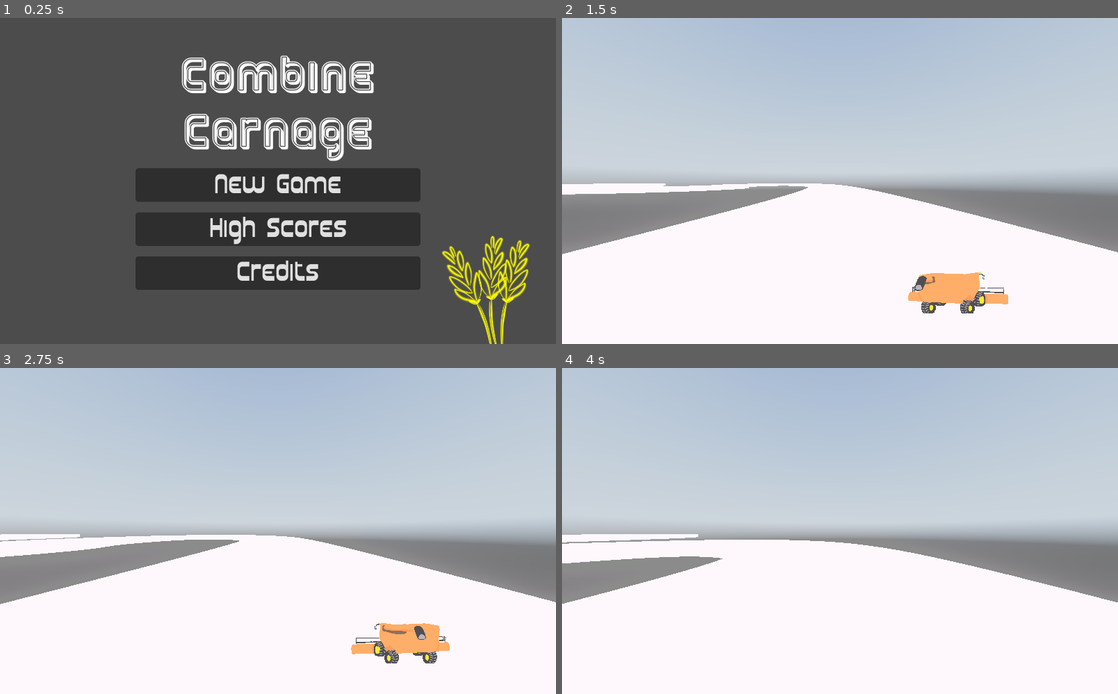
Above: before the commit, frames 1-4 (two rows, left to right).
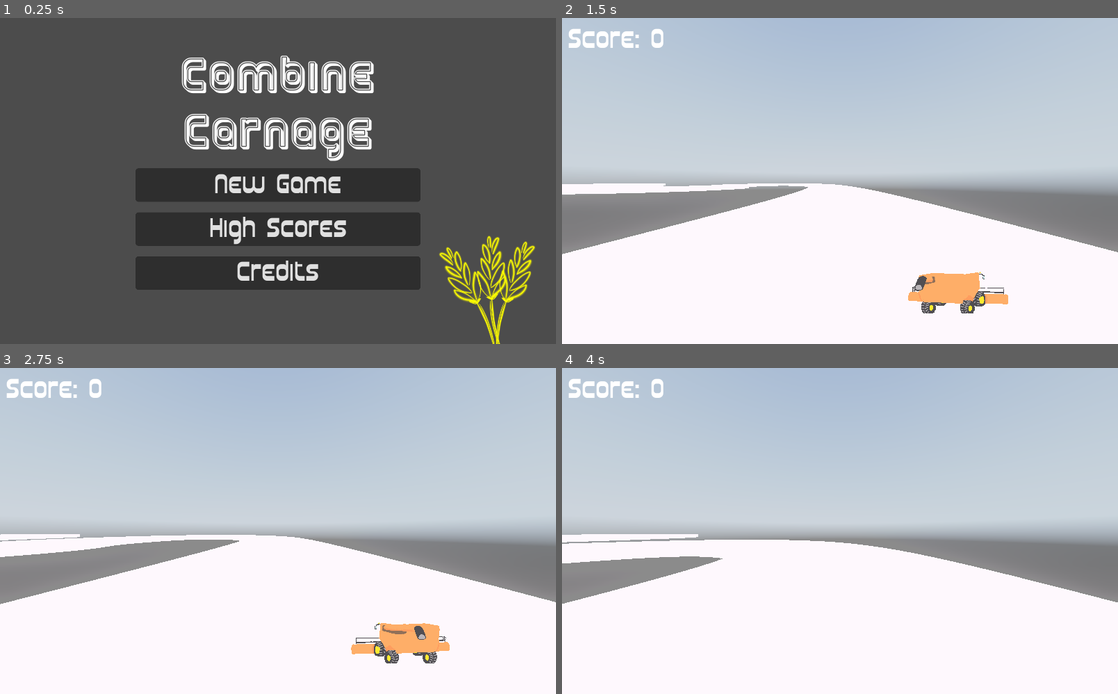
Above: after the commit, the same moments.

Repository: Timendus/ld52
Game: Godot game, scene res://MainMenu.tscn
Same seed, same stepped clock (60 frames per second), same inputs: the game is played once before the commit and once after it. A sky picture missing from this copy of the repository is replaced by a grey-blue gradient. Sound files missing from this copy of the repository are replaced by a short silence.
Inputs:
- Up to frame 1 (0.25 s): no input
- Up to frame 2 (1.5 s): click "New Game" at 0.5 s; hold Right (right) from 1.28 s (still down)
- Up to frame 3 (2.75 s): release Right (right) at 2.03 s; hold Left (left) from 2.03 s (still down)
- Up to frame 4 (4 s): release Left (left) at 2.78 s; hold Right (right) from 2.78 s (still down)

The runs differ from the first frame. In frame 1, 1.9% of the frame differs, in the area x 79-97%, y 66-100%; in frame 2, 0.4%; in frame 3, 0.4%; in frame 4, 0.4%.

Commit message:
Show score in game and implement highscores API

Diff:
--- a/MainMenu.tscn
+++ b/MainMenu.tscn
@@ -166,7 +166,6 @@
 scale = Vector2( 0.15, 0.15 )
 frames = SubResource( 6 )
 animation = "weave"
-frame = 5
 playing = true
 
 [connection signal="button_up" from="MainMenu/MarginContainer/VBoxContainer/VBoxContainer/MarginContainer/New Game Button" to="MainMenu" method="_on_New_Game_Button_button_up"]
--- /dev/null
+++ b/ScoreLabel.gd
@@ -0,0 +1,7 @@
+extends Label
+
+func _ready():
+	ScoreController.connect("score_changed", self, "update_score_label")
+
+func update_score_label(score):
+	text = "Score: %s" % score
--- a/autoloads/ScoreController.gd
+++ b/autoloads/ScoreController.gd
@@ -13,21 +13,26 @@
 
 var current_score = 0
 
-# Called when the node enters the scene tree for the first time.
-func _ready():
-	pass # Replace with function body.
+signal score_changed(new_score)
 
+# Reset score to 0 when new game is started
 func reset_current_score():
-	pass
+	current_score = 0
 
 func add_to_current_score(value):
-	pass
+	current_score += 1
+	# Send signal to listeners that score has changed
+	emit_signal("score_changed", current_score)
 
+# Check if score at end of game is higher than lowest high score saved in scores list
 func is_highscore():
-	pass
+	return current_score > scores[4][1]
 
+# Save high score in scores list
 func register_highscore(name):
-	pass
+	for i in range(scores.size()-1):
+		if current_score > scores[i][1]:
+			scores.insert(i, [name,current_score])
 
 func get_scores():
 	return scores
--- /dev/null
+++ b/main.gd
@@ -0,0 +1,12 @@
+extends Spatial
+
+
+func harvest_point_object():
+	# Hier code voor het oppakken van punten doormiddel van een graan oid
+	var harvest = 0
+
+	# Add point to current score
+	ScoreController.add_to_current_score(1)
+
+
+	harvest.connect("collect", $UserInterface/ScoreLabel, "point_collected")
--- a/main.tscn
+++ b/main.tscn
@@ -1,11 +1,14 @@
-[gd_scene load_steps=13 format=2]
+[gd_scene load_steps=17 format=2]
 
 [ext_resource path="res://PathFollow.gd" type="Script" id=1]
 [ext_resource path="res://assets/images/straight.png" type="Texture" id=2]
 [ext_resource path="res://Player.gd" type="Script" id=3]
 [ext_resource path="res://assets/images/right.png" type="Texture" id=4]
+[ext_resource path="res://plasmatica.regular.ttf" type="DynamicFontData" id=5]
 [ext_resource path="res://assets/images/left.png" type="Texture" id=6]
 [ext_resource path="res://assets/images/sky-box.png" type="Texture" id=7]
+[ext_resource path="res://main.gd" type="Script" id=8]
+[ext_resource path="res://ScoreLabel.gd" type="Script" id=9]
 
 [sub_resource type="PanoramaSky" id=9]
 panorama = ExtResource( 7 )
@@ -43,7 +46,12 @@
 radius = 0.179654
 height = 0.340516
 
-[node name="Spatial" type="Spatial"]
+[sub_resource type="DynamicFont" id=12]
+size = 50
+font_data = ExtResource( 5 )
+
+[node name="main" type="Spatial"]
+script = ExtResource( 8 )
 
 [node name="WorldEnvironment" type="WorldEnvironment" parent="."]
 environment = SubResource( 10 )
@@ -98,3 +106,14 @@
 fov = 90.0
 size = 5.0
 far = 500.0
+
+[node name="UserInterface" type="Node2D" parent="."]
+
+[node name="ScoreLabel" type="Label" parent="UserInterface"]
+margin_left = 10.0
+margin_top = 10.0
+margin_right = 40.0
+margin_bottom = 14.0
+custom_fonts/font = SubResource( 12 )
+text = "Score: 0"
+script = ExtResource( 9 )
